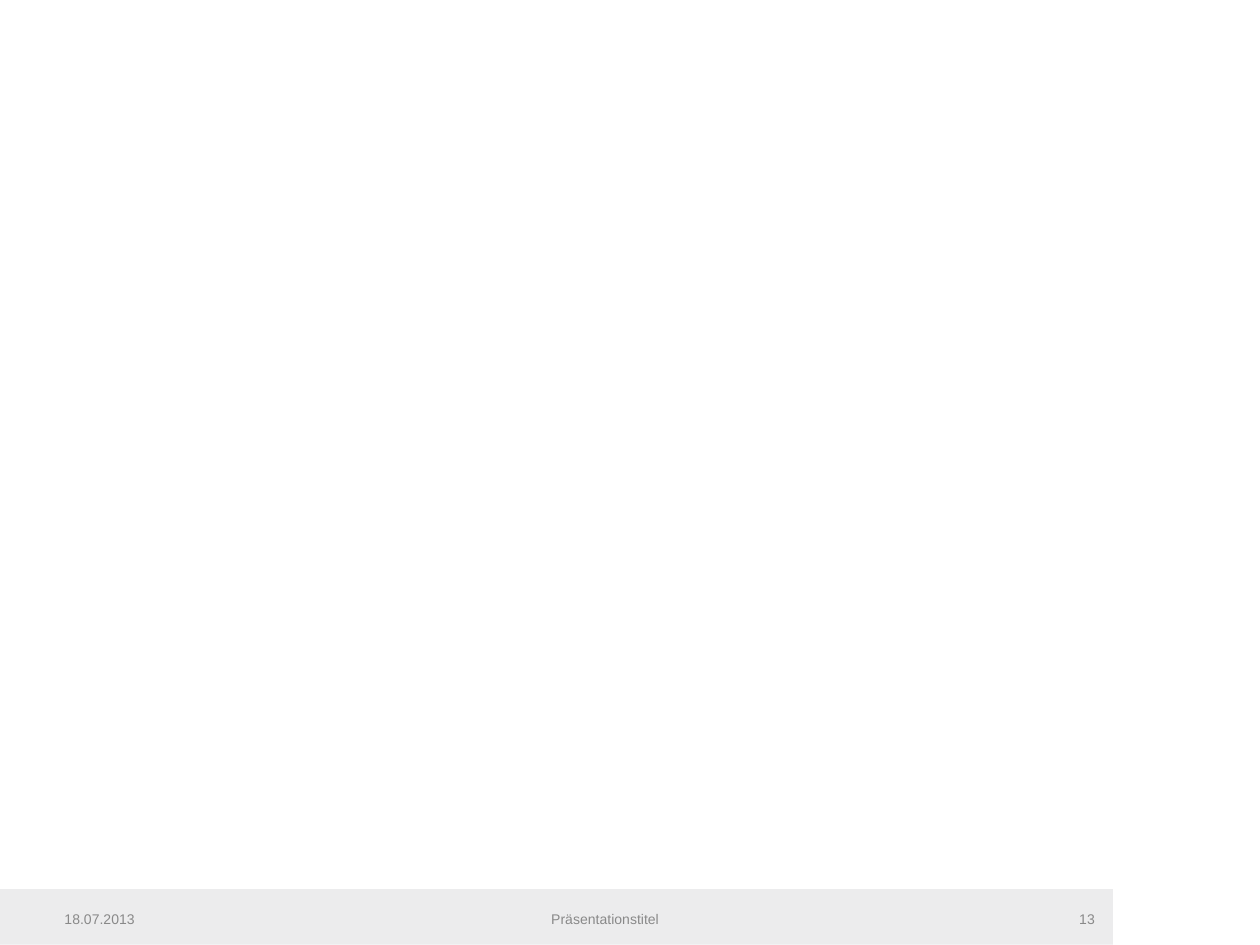
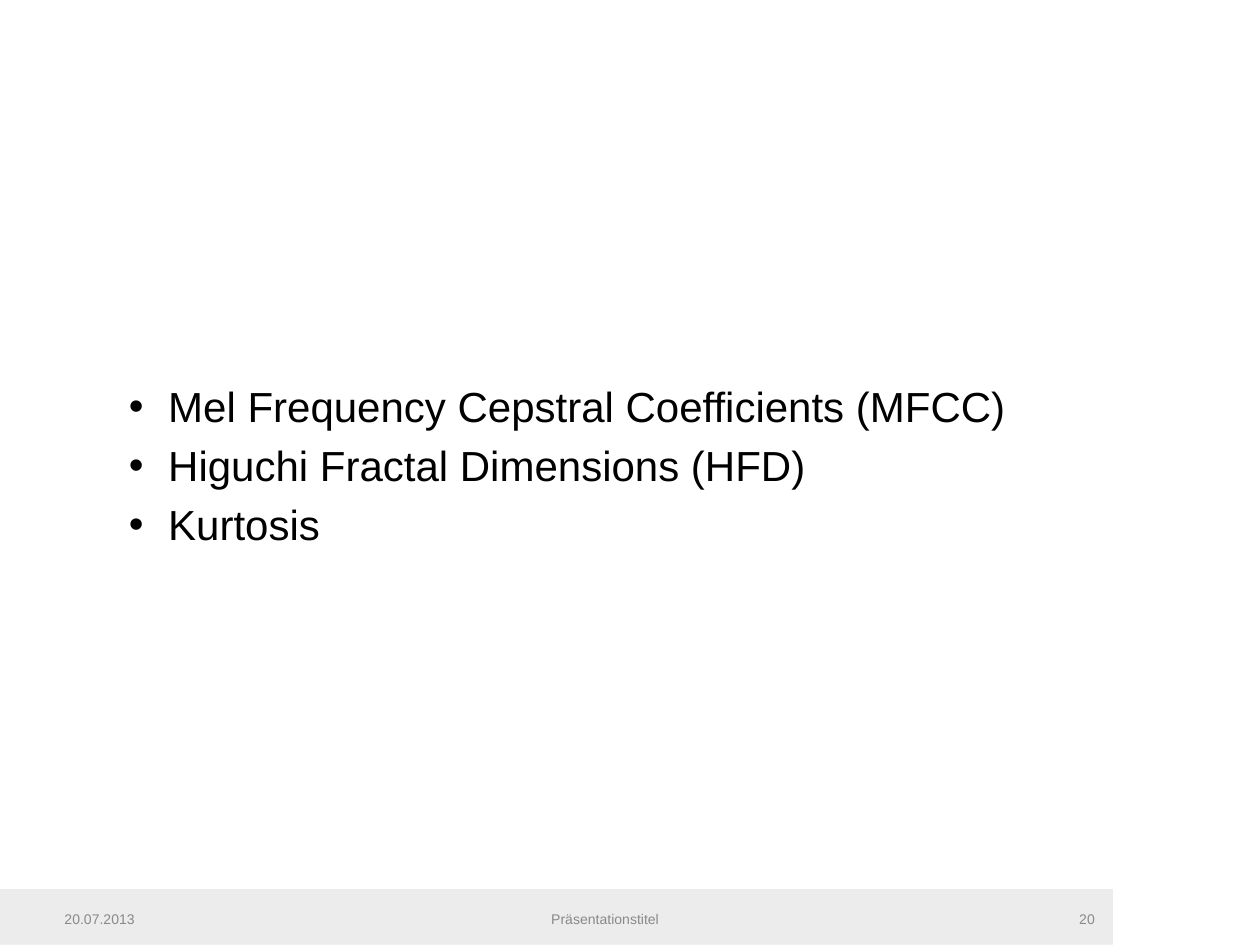
Before and after one commit to fera0013/MasterThesis, a slide deck: slide 20 of Documentation/SemiSupervisedMethodsInConditionMonitoring.pptx (slide 13 before the commit). Drawn at 1260x945 pixels with LibreOffice and Linux fonts; fonts in the diff are those of the drawing; background and template pictures are left out. Boxes give left, top, right and bottom in pixels: in the first picture for what was removed or moved away, otherwise in the second. Text is boxed around its words. In the diff, an @@ line names an element or a change of style, - is before the commit and + after.

```diff
--- a/Documentation/SemiSupervisedMethodsInConditionMonitoring.pptx
+++ b/Documentation/SemiSupervisedMethodsInConditionMonitoring.pptx
@@ text added at (x1=168, y1=391, x2=1005, y2=541), 24 pt, text #000000 @@
+  • Mel Frequency Cepstral Coefficients (MFCC)
+  • Higuchi Fractal Dimensions (HFD)
+  • Kurtosis
@@ text at (x1=64, y1=914, x2=134, y2=924): text changed @@
-18.07.2013
+20.07.2013
@@ page number at (x1=1079, y1=914, x2=1095, y2=924): text changed @@
-13
+20
```
Also in this commit, not shown: 47 other slides changed, 20 slides added, 2 other files.
